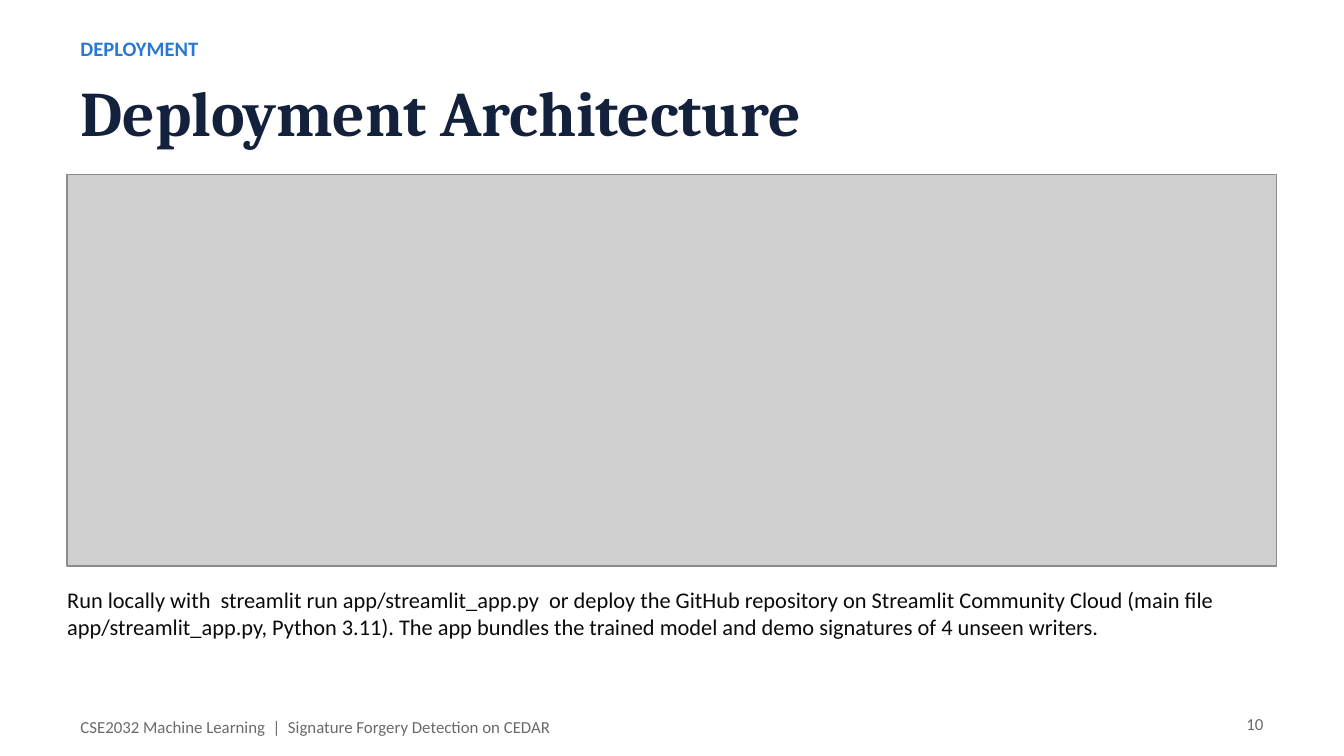
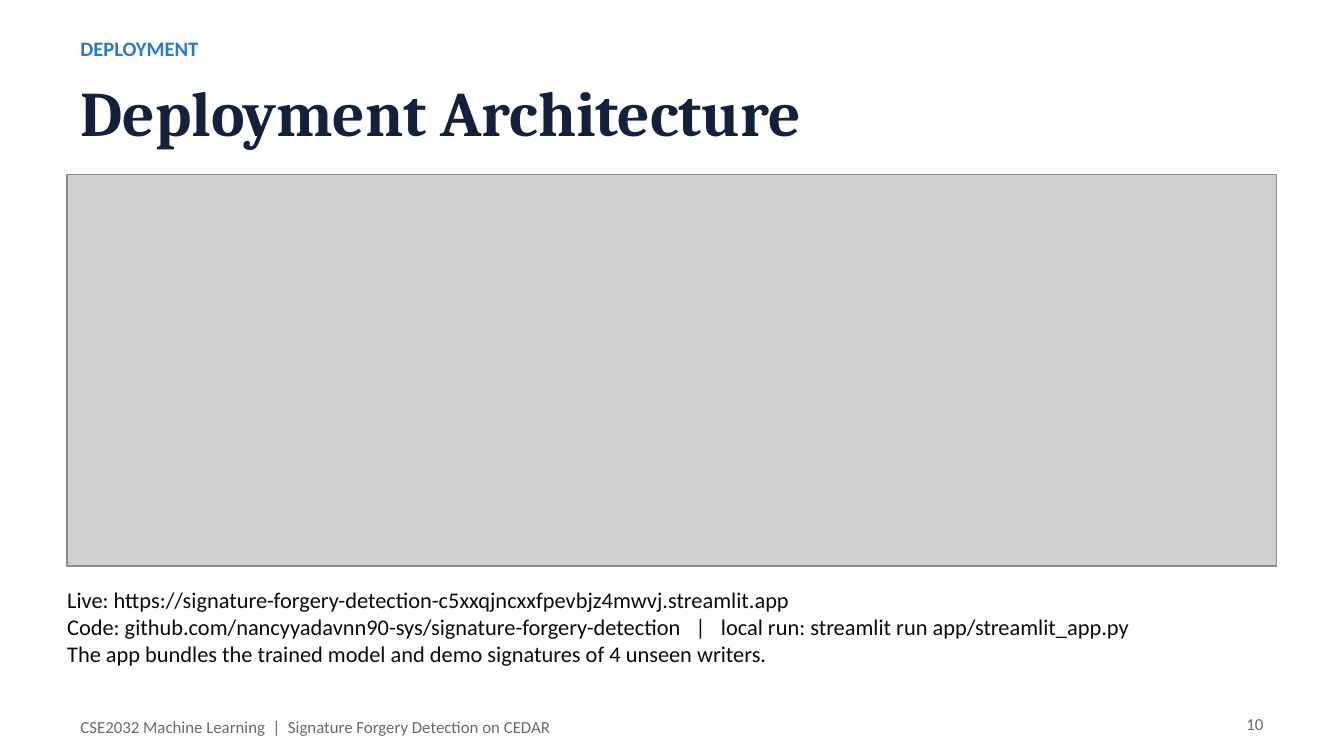
Before and after one commit to nancyyadavnn90-sys/signature-forgery-detection, a slide deck: slide 10 of presentation/Signature_Forgery_Detection.pptx. Drawn at 1344x756 pixels with LibreOffice and Linux fonts; fonts in the diff are those of the drawing; grey boxes stand for pictures. Boxes give left, top, right and bottom in pixels: in the first picture for what was removed or moved away, otherwise in the second. Text is boxed around its words. In the diff, an @@ line names an element or a change of style, - is before the commit and + after.

```diff
--- a/presentation/Signature_Forgery_Detection.pptx
+++ b/presentation/Signature_Forgery_Detection.pptx
@@ text at (67, 592, 1129, 666): text changed @@
-Run locally with streamlit run app/streamlit_app.py or deploy the GitHub repository on Streamlit Community Cloud (main file app/streamlit_app.py, Python 3.11). The app bundles the trained model and demo signatures of 4 unseen writers.
+Live: https://signature-forgery-detection-c5xxqjncxxfpevbjz4mwvj.streamlit.app
+Code: github.com/nancyyadavnn90-sys/signature-forgery-detection | local run: streamlit run app/streamlit_app.py
+The app bundles the trained model and demo signatures of 4 unseen writers.
```
Also in this commit, not shown: 1 other slide changed, 3 other files.
